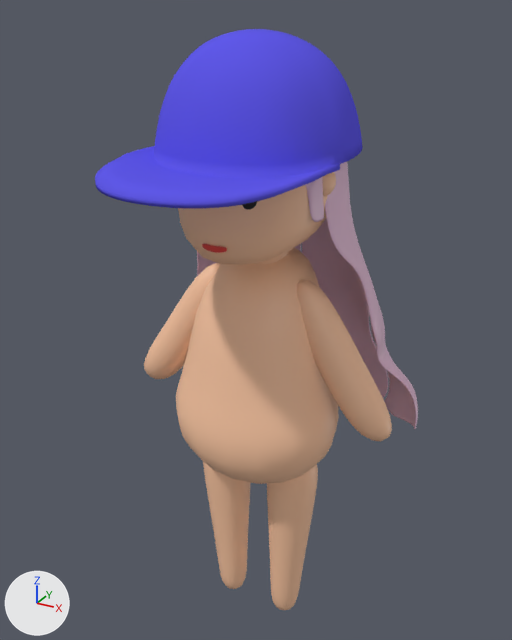
Renders of the Blender file personalAsset/human1.blend from each side of a commit.
The view is the same before and after, from a 50 mm lens placed at (3.8, -6.98, 8.08), pointed at (-0.11, 0.11, 4.54). The lights are fixed; the arrows at lower left show +X, +Y and +Z.

Objects in the first picture: 'Arm', 'Body', 'Hair', 'Head', 'Head.001', 'Leg'.
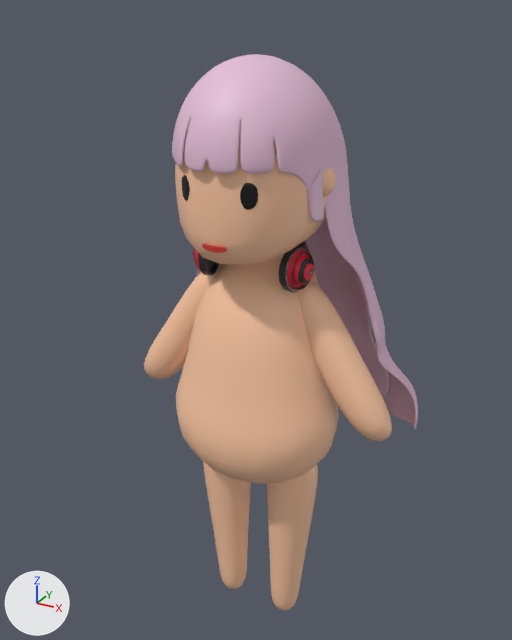
The change, as a list of edits to the scene's bpy script:
```text
Add mat_headsetr:
    mat_headsetr = principled_material('HeadSetR')
    mat_headsetr.base_color = (0.8, 0.0164, 0.0514)  # red #e72340
Add mat_headsetb:
    mat_headsetb = principled_material('HeadSetB')
    mat_headsetb.base_color = (0.0237, 0.0237, 0.0237)  # black #2b2b2b
    mat_headsetb.roughness = 0.37
    mat_headsetb.specular_ior_level = 0.531
Add me_circle:
    me_circle.from_pydata(...)  # 544 vertices, 514 faces; spans x 0.469..0.775, y -0.449..0.084, z 5.153..5.678
    me_circle.polygons.foreach_set('use_smooth', [True] * 514)
    # faces by material slot: [354, 160]
    me_circle.materials.append(mat_headsetb)  # black #2b2b2b
    me_circle.materials.append(mat_headsetr)  # red #e72340
Add me_원형_001:
    me_원형_001.from_pydata(...)  # 51 vertices, 32 faces; spans x -0.77..0.77, y -0.06..0.71, z -0.07..0.07
    me_원형_001.polygons.foreach_set('use_smooth', [True] * 32)
    me_원형_001.materials.append(mat_headsetb)  # black #2b2b2b
Remove ob_head_001:
    ob_head_001 = bpy.data.objects.new('Head.001', me_큐브_004)
    ob_head_001.location = (0.0, 0.0, 0.0)
    ob_head_001.scale = (0.971, 1.0, 1.0)
    _m = ob_head_001.modifiers.new('Solidify', 'SOLIDIFY')
    _m.thickness = 0.06
Add ob_circle:
    ob_circle = bpy.data.objects.new('Circle', me_circle)
    ob_circle.location = (0.0, 0.0, 0.0)
    _m = ob_circle.modifiers.new('Bevel', 'BEVEL')
    _m.width = 0.035
    _m.width_pct = 0.035
    _m.segments = 3
    _m.angle_limit = 0.447
    _m.offset_type = 'WIDTH'
    _m = ob_circle.modifiers.new('Subdivision', 'SUBSURF')
    _m = ob_circle.modifiers.new('Mirror', 'MIRROR')
Add ob_headsetb:
    ob_headsetb = bpy.data.objects.new('HeadSetB', me_원형_001)
    ob_headsetb.location = (0.0, 0.0, 5.43)
    ob_headsetb.rotation_euler = (0.46, 0.0, 0.0)  # degrees (26, 0, 0)
    ob_headsetb.scale = (0.786, 0.815, 0.899)
    _m = ob_headsetb.modifiers.new('솔리디파이', 'SOLIDIFY')
    _m.thickness = -0.12
    _m.use_even_offset = True
    _m = ob_headsetb.modifiers.new('섭디비젼', 'SUBSURF')
```

Where the change shows, as pixel boxes [x1, y1, x2, y2] in the pictures (512 x 640 px):
'Head.001', deleted
    before: [95, 29, 363, 209]
'Circle', added
    after: [193, 246, 314, 292]
    faces in mat_headsetb (black #2a2a2a): [193, 246, 314, 292]
    faces in mat_headsetr (red #e72340): [194, 249, 314, 290]
'HeadSetB', added
    after: [298, 241, 308, 249]
'Hair', unchanged, uncovered by the edit
    before: [197, 162, 418, 430]
    after: [172, 54, 418, 430]
